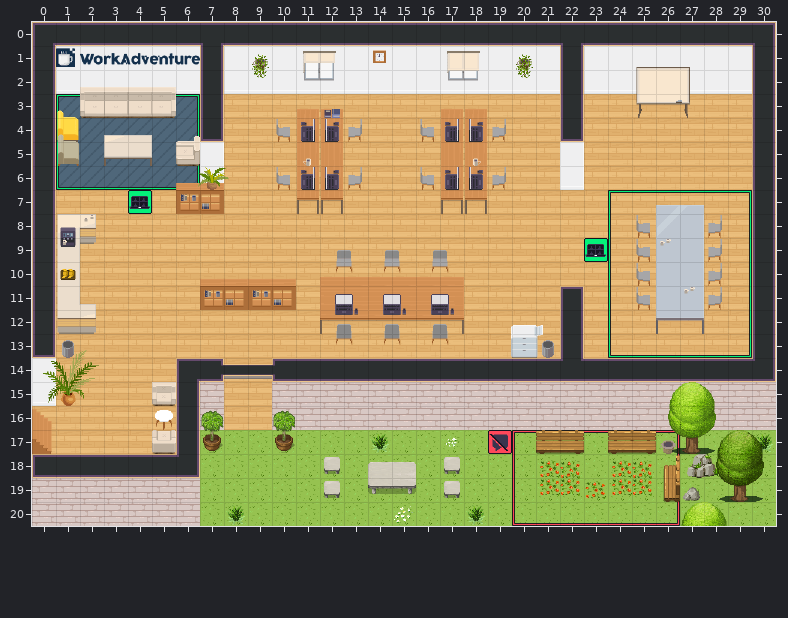
A Tiled map (JSON) gets an edit: map.tmj. The picture above is the old version.
Cells are 32x32 px. Shown: x 0..30, y 0..20.
Once edited:
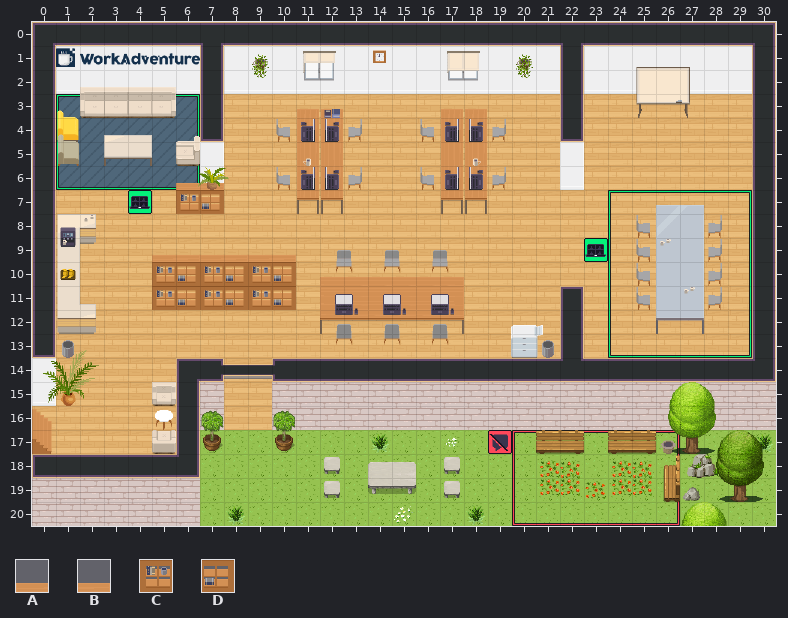
Key: from "WA_Other_Furniture": A 19, B 20, C 31, D 32.
_ is an empty cell.
Diff:
{"where": "layer \"furniture/furniture3\""}
{"y":9,"x":5,"old":"______","new":"ABABAB"}
{"y":10,"x":5,"old":"______","new":"CDCDCD"}
{"y":11,"x":5,"old":"__","new":"CD"}
{"label":"added","picture_box":[152,255,296,310]}
